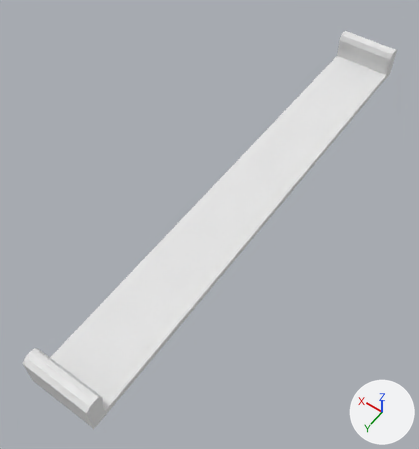
Two versions of the Blender file lib/block/good.blend, one commit apart.
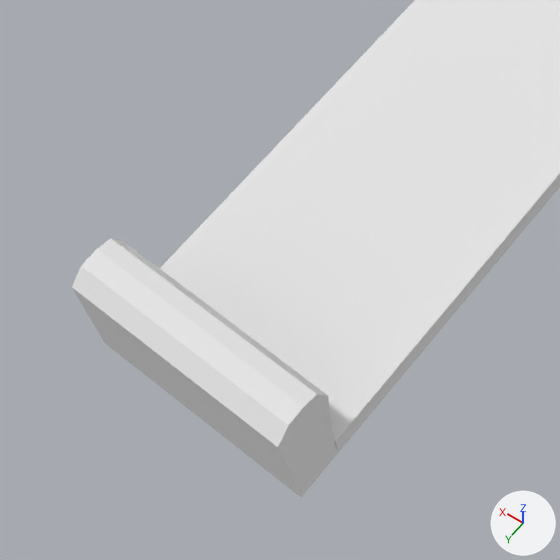
The first picture shows the older version from a camera (50 mm lens) standing at (12.1, 30.07, 6.73) and looking at (15.17, 25.77, -0.03). The close-ups show both versions on the part from 0% to 42% of the width and 61% to 100% of the height of that picture; other places that the commit changed are outside them. Every picture has the same lights, and +X, +Y and +Z are marked at lower right.

Objects in the first close-up: 'BASE-asfalto', 'BASE-borde'.
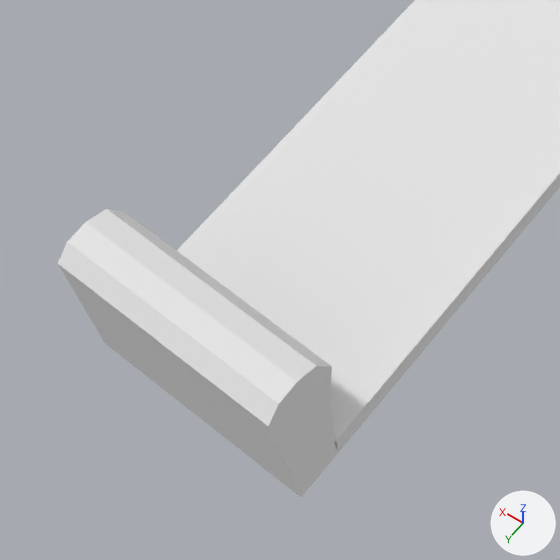
Boxes [x1, y1, x2, y2] around the edits, measured in the close-ups (560 x 560 px):
'BASE-borde', reshaped (11% taller)
    before: [72, 238, 338, 497]
    after: [58, 209, 338, 497]

Edits to the bpy script that builds the scene:
```text
Change me_base_borde:
    used by ob_base_borde; parent = ob_base_trazada; location = (-3.5, 1.0, 0.0)
    remove me_base_borde.from_pydata(...)  # 60 vertices, 56 faces; spans x 0.0..1.0, y 0.0..8.0, z 0.0..0.56
    add me_base_borde.from_pydata(...)  # 60 vertices, 56 faces; spans x 0.0..1.0, y 0.0..8.0, z 0.0..0.76
    me_base_borde part 1: 20 of 60 vertices moved; they spanned x 0.0..1.0, y 7.76..8.0, z 0.25..0.56 and now span x 0.0..1.0, y 7.71..8.0, z 0.34..0.76; mean shift (0.0, -0.01, 0.14); largest move (1.0, 7.86, 0.56) -> (1.0, 7.84, 0.76)
```
